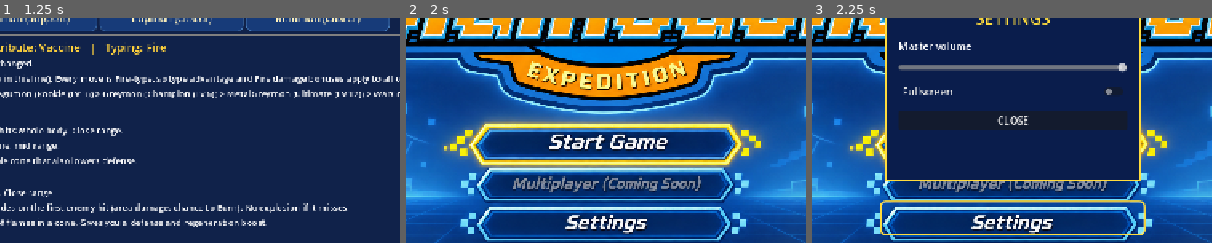
Above: before the commit, frames 1-3 (left to right).
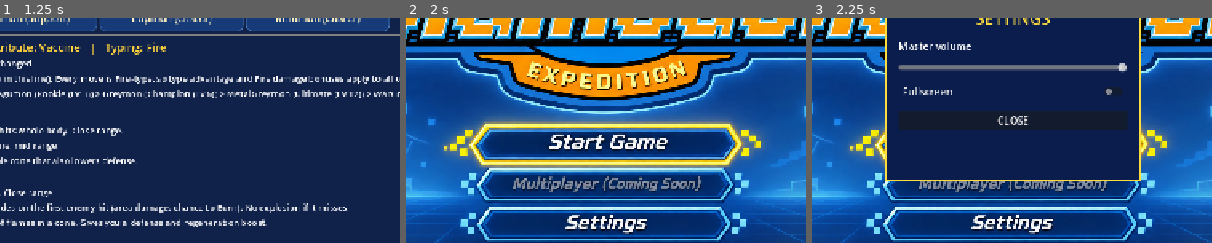
Above: after the commit, the same moments.

Repository: balaxguns/Digirogue-Coop
Game: Godot game, scene res://scenes/title.tscn
The game is run twice, just before and just after one commit, with the same random seed, the same clock (stepped at 60 frames per second) and the same inputs.
Inputs (mouse positions are % of the whole screen's width and height, from its top left):
- Up to frame 1 (1.25 s): click (50, 62) at 0.52 s
- Up to frame 2 (2 s): click "Title screen" at 1.25 s
- Up to frame 3 (2.25 s): click (50, 79) at 2.02 s
The pictures show only the part of the screen within x 25-75%, y 35-85%; the shares and areas given below are measured in that part.

Frames 1-2 are identical in both runs. In frame 3, 1.3% of the frame differs, in the area x 17-84%, y 80-97%.

Commit message:
Fix title hover pixels using pointer polling and visible looping overlay above artwork

Diff:
--- a/scripts/title.gd
+++ b/scripts/title.gd
@@ -5,6 +5,7 @@
 const IMAGE_SIZE := Vector2(1672, 941)
 var settings_panel: PanelContainer
 var active_effects: Dictionary = {}
+var hover_buttons: Array[Button] = []
 
 func _ready() -> void:
 	Save.apply_settings()
@@ -42,49 +43,52 @@
 	add_child(b)
 	if not unavailable:
 		b.pressed.connect(action)
-		b.mouse_entered.connect(func(): _begin_effect(b))
-		b.mouse_exited.connect(func(): _end_effect(b))
+		hover_buttons.append(b)
+
+func _process(_delta: float) -> void:
+	# Poll the actual pointer position: transparent artwork overlays can prevent
+	# mouse_entered signals from behaving consistently across window sizes.
+	var pointer := get_global_mouse_position()
+	for b in hover_buttons:
+		if b.get_global_rect().has_point(pointer) and not settings_panel.visible:
+			_begin_effect(b)
+		else:
+			_end_effect(b)
 
 func _begin_effect(b: Button) -> void:
 	if active_effects.has(b):
 		return
+	# Draw above the full-screen art, independent of button clipping.
 	var overlay := Control.new()
+	overlay.mouse_filter = Control.MOUSE_FILTER_IGNORE
 	overlay.set_anchors_and_offsets_preset(Control.PRESET_FULL_RECT)
-	overlay.mouse_filter = Control.MOUSE_FILTER_IGNORE
-	b.add_child(overlay)
-	var frame := Panel.new()
-	frame.set_anchors_and_offsets_preset(Control.PRESET_FULL_RECT)
-	frame.mouse_filter = Control.MOUSE_FILTER_IGNORE
+	add_child(overlay)
+	var outline := Panel.new()
+	outline.mouse_filter = Control.MOUSE_FILTER_IGNORE
+	outline.position = b.position
+	outline.size = b.size
 	var style := StyleBoxFlat.new()
 	style.bg_color = Color.TRANSPARENT
 	style.border_color = GOLD
-	style.set_border_width_all(3)
+	style.set_border_width_all(4)
 	style.set_corner_radius_all(8)
-	frame.add_theme_stylebox_override("panel", style)
-	overlay.add_child(frame)
+	outline.add_theme_stylebox_override("panel", style)
+	overlay.add_child(outline)
 	var tweens: Array = []
 	for side in 2:
 		for i in 4:
 			var pixel := ColorRect.new()
 			pixel.mouse_filter = Control.MOUSE_FILTER_IGNORE
 			pixel.color = GOLD if i % 2 == 0 else Color("#fff3a1")
-			var edge_x := -17.0 if side == 0 else b.size.x + 9.0
-			var origin := Vector2(edge_x + float(i % 2) * (6.0 if side == 1 else -6.0), 15.0 + float(i) * 12.0)
+			pixel.size = Vector2(8, 8)
+			var x := b.position.x - 19.0 - float(i % 2) * 7.0 if side == 0 else b.position.x + b.size.x + 11.0 + float(i % 2) * 7.0
+			var origin := Vector2(x, b.position.y + 12.0 + float(i) * 13.0)
 			pixel.position = origin
-			pixel.size = Vector2(6, 6)
-			pixel.modulate.a = 0.0
 			overlay.add_child(pixel)
 			var tw := create_tween().set_loops()
-			tw.tween_interval(float(i) * 0.11)
-			tw.tween_callback(func():
-				if is_instance_valid(pixel):
-					pixel.position = origin
-					pixel.modulate.a = 1.0)
-			tw.set_parallel(true)
-			tw.tween_property(pixel, "position", origin + Vector2(0, -13), 0.65)
-			tw.tween_property(pixel, "modulate:a", 0.0, 0.65)
-			tw.set_parallel(false)
-			tw.tween_interval(0.13)
+			tw.tween_property(pixel, "position", origin + Vector2(0, -14), 0.72).from(origin)
+			tw.parallel().tween_property(pixel, "modulate:a", 0.0, 0.72).from(1.0)
+			tw.tween_interval(0.12 + float(i) * 0.08)
 			tweens.append(tw)
 	active_effects[b] = {"overlay": overlay, "tweens": tweens}
 
